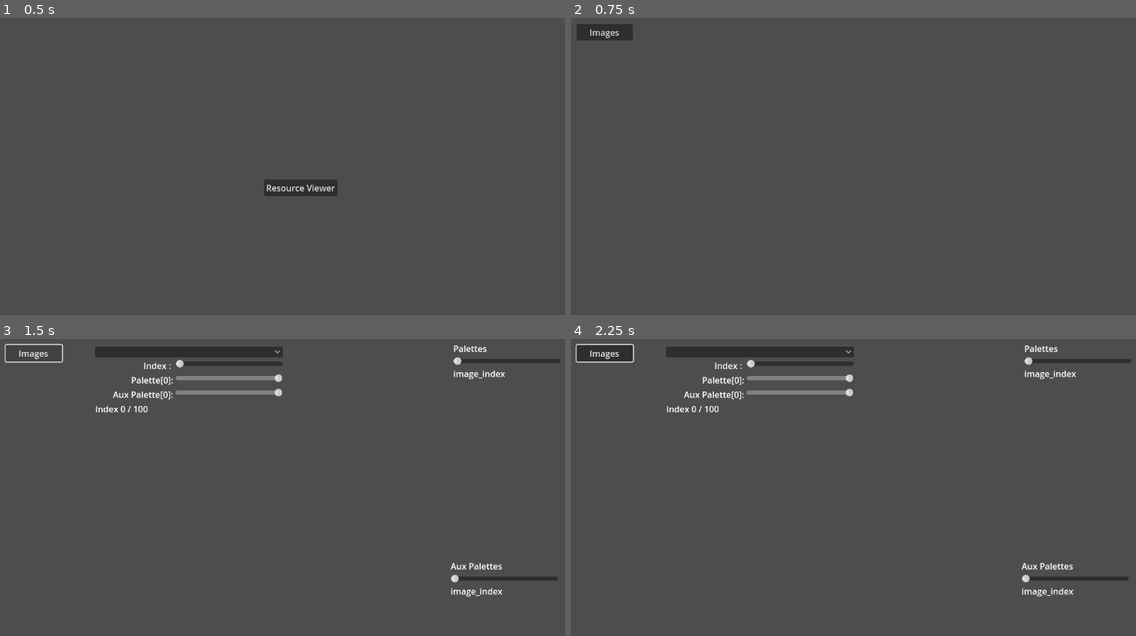
Above: before the commit, frames 1-4 (two rows, left to right).
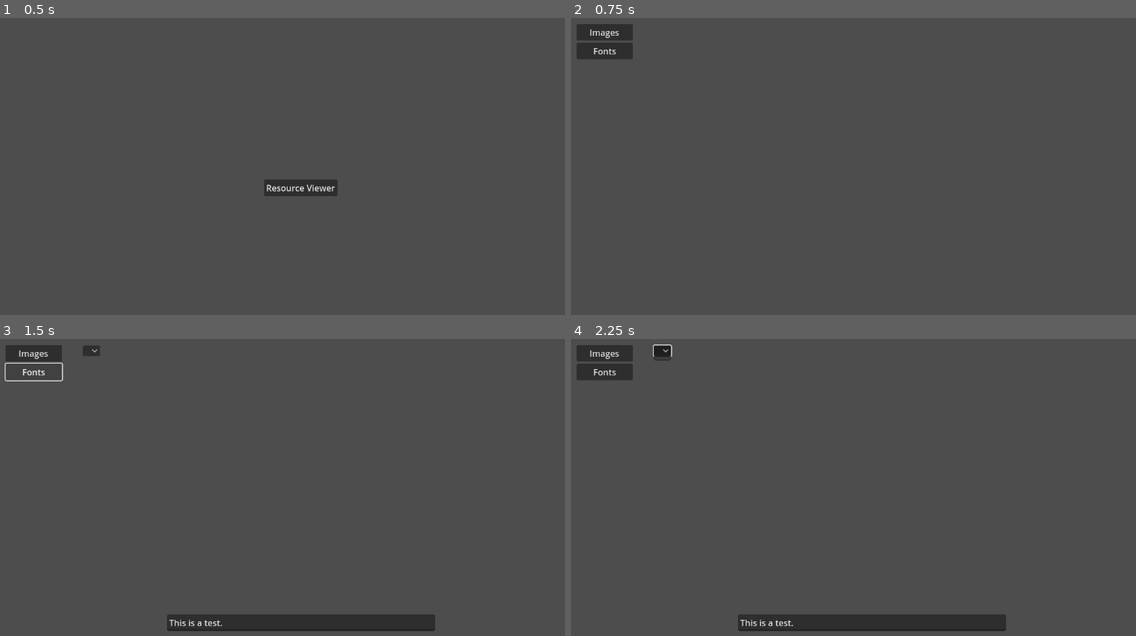
Above: after the commit, the same moments.

Repository: jastadj/uwgodot3
Game: Godot game, scene res://scenes/startup/startup.tscn
Two runs of this game, one before a commit and one after it. Both use one fixed random seed, a clock stepped at 60 frames per second and the inputs below.
Inputs (mouse positions are in pixels of both pictures, inside the frame that each line leads up to):
- Up to frame 1 (0.5 s): no input
- Up to frame 2 (0.75 s): click "Resource Viewer" at 0.5 s
- Up to frame 3 (1.5 s): click "Images" (after the commit: "Fonts") at 1.25 s
- Up to frame 4 (2.25 s): click (661, 350) at 2.02 s

Frame 1 is identical in both runs. In frame 2, 0.5% of the frame differs, in the area x 1-11%, y 8-14%; in frame 3, 6.3%; in frame 4, 6.7%, in the area x 0-100%, y 1-99%.
Error in both runs: Invalid access to property or key 'images' on a base object of type 'Dictionary'. (res://scenes/debug/resource_viewers/components/images.gd:24)

Commit message:
load and display fonts

Diff:
--- /dev/null
+++ b/resource_loaders/fonts.gd
@@ -0,0 +1,39 @@
+static func load_font_file(filename:String):
+	var tfile = FileAccess.open(filename, FileAccess.READ)
+
+	if(tfile == null):
+		print("Error opening font file:" + filename)
+		return false
+
+	var font_width_bytes = tfile.get_16()
+	var char_size_bytes = tfile.get_16()
+	var space_width_px = tfile.get_16()
+	var font_height_px = tfile.get_16()
+	var row_bytes = tfile.get_16()
+	var max_width_px = tfile.get_16()
+	var char_count = tfile.get_length() / (char_size_bytes+1)
+	var chars = []
+	var new_font = System.new_font(space_width_px, font_height_px, max_width_px)
+
+	for i in range(0, char_count):
+		var newchar
+		var rowdata = []
+		var char_width_px
+		# read in bytes for each font row
+		for row in range(0, font_height_px):
+			var rowbits = 0
+			for b in range(0, row_bytes):
+				rowbits = rowbits | (tfile.get_8() << (b*8) )
+			rowdata.append(rowbits)
+		char_width_px = tfile.get_8()
+		newchar = {"width":char_width_px, "char":[]}
+
+		# resize font rows
+		for k in range(0, rowdata.size()):
+			rowdata[k] = rowdata[k] >> ((row_bytes*8) - char_width_px)
+		newchar["char"] = rowdata
+		chars.append(newchar)
+
+	new_font["data"] = chars
+	new_font["lowercase"] = (chars.size() >= 122 )
+	return new_font
--- a/resource_loaders/graphics.gd
+++ b/resource_loaders/graphics.gd
@@ -1,17 +1,6 @@
-extends Node
-
-var _image_entry = {"type":0, "palette": 0, "aux_palette":-1,"width":0, "height":0,"data":[]}
-
-func new_image(type:int, palette_id:int, aux_pal_id:int = -1):
-	var entry = _image_entry.duplicate()
-	entry["type"] = type
-	entry["palette"] = palette_id
-	entry["aux_palette"] = aux_pal_id
-	return entry
-
-func load_bitmap_file(filename:String, palette:int):
+static func load_bitmap_file(filename:String, palette:int):
 	var tfile = FileAccess.open(filename, FileAccess.READ)
-	var image_entry = new_image(System.IMAGE_FORMAT.FMT_8BIT, palette)
+	var image_entry = System.new_image(System.IMAGE_FORMAT.FMT_8BIT, palette)
 	var pixel_data = []
 	var byte_counter = 0
 	var total_pixels
@@ -32,7 +21,7 @@
 	return [image_entry]
 
 
-func load_image_file(filename:String, palette:int):
+static func load_image_file(filename:String, palette:int):
 	var image_entries = []
 	var tfile = FileAccess.open(filename, FileAccess.READ)
 
@@ -91,7 +80,7 @@
 		pixel_data.resize(width*height)
 
 		# create image entry
-		image_entry = new_image(image_type, palette, aux_pal)
+		image_entry = System.new_image(image_type, palette, aux_pal)
 		image_entry["width"] = width
 		image_entry["height"] = height
 
--- a/resource_loaders/manifest.gd
+++ b/resource_loaders/manifest.gd
@@ -1,6 +1,4 @@
-extends Node
-
-enum RESOURCE_TYPES{PALETTE, AUX_PALETTE, TEXTURE, GRAPHIC, BITMAP}
+enum RESOURCE_TYPES{PALETTE, AUX_PALETTE, TEXTURE, GRAPHIC, BITMAP, FONT}
 
 signal loading(loadstring, cur, total)
 
@@ -22,7 +20,8 @@
 
 	# Resource Loaders
 	var palette_loader = load( "res://resource_loaders/palettes.gd")
-	var graphics_loader = load("res://resource_loaders/graphics.gd").new()
+	var graphics_loader = load("res://resource_loaders/graphics.gd")
+	var font_loader = load("res://resource_loaders/fonts.gd")
 
 	# Is uw_data a Dictionary?
 	if!(uw_data is Dictionary):
@@ -104,6 +103,8 @@
 				result = graphics_loader.load_image_file(filepath, palette)
 			RESOURCE_TYPES.BITMAP:
 				result = graphics_loader.load_bitmap_file(filepath, palette)
+			RESOURCE_TYPES.FONT:
+				result = font_loader.load_font_file(filepath)
 			_:
 				printerr("Error loading manifest, unhandled resource type ", type)
 				tfile.close()
@@ -112,6 +113,8 @@
 		if(result is Array):
 			for element in result:
 				uw_data[base][keyname].append(element)
+		elif (result is Dictionary):
+			uw_data[base][keyname] = result
 		elif (result is bool):
 			printerr("Error loading resource type ", type, " from file ", filepath)
 			tfile.close()
--- a/resource_loaders/palettes.gd
+++ b/resource_loaders/palettes.gd
@@ -1,5 +1,3 @@
-extends Node
-
 static func load_palette_file(filename):
 
 	var palettes = []
--- a/scenes/debug/resource_viewer.gd
+++ b/scenes/debug/resource_viewer.gd
@@ -3,10 +3,14 @@
 @onready var image_viewer = $CanvasLayer/ui/resource_viewers/image_viewer
 @onready var button_images = $CanvasLayer/ui/VBoxContainer/button_images
 
+@onready var font_viewer = $CanvasLayer/ui/resource_viewers/font_viewer
+@onready var button_fonts = $CanvasLayer/ui/VBoxContainer/button_fonts
+
 var current_viewer = null
 
 func _ready():
 	button_images.connect("pressed", Callable(select_viewer).bind(image_viewer) )
+	button_fonts.connect("pressed", Callable(select_viewer).bind(font_viewer) )
 	hide_all_viewers()
 
 func select_viewer(viewer):
--- a/scenes/debug/resource_viewer.tscn
+++ b/scenes/debug/resource_viewer.tscn
@@ -1,6 +1,7 @@
-[gd_scene load_steps=3 format=3 uid="uid://chkejofaqumsx"]
+[gd_scene load_steps=4 format=3 uid="uid://chkejofaqumsx"]
 
 [ext_resource type="Script" path="res://scenes/debug/resource_viewer.gd" id="1_rsrhr"]
+[ext_resource type="PackedScene" uid="uid://dy65fs7jja3ck" path="res://scenes/debug/resource_viewers/font_viewer.tscn" id="3_8bhsx"]
 [ext_resource type="PackedScene" uid="uid://clevjqk5gqjs8" path="res://scenes/debug/resource_viewers/image_viewer.tscn" id="3_qsha3"]
 
 [node name="resource_viewer" type="Node2D"]
@@ -28,6 +29,10 @@
 layout_mode = 2
 text = "Images"
 
+[node name="button_fonts" type="Button" parent="CanvasLayer/ui/VBoxContainer"]
+layout_mode = 2
+text = "Fonts"
+
 [node name="resource_viewers" type="Control" parent="CanvasLayer/ui"]
 layout_mode = 1
 anchors_preset = 15
@@ -39,3 +44,6 @@
 
 [node name="image_viewer" parent="CanvasLayer/ui/resource_viewers" instance=ExtResource("3_qsha3")]
 layout_mode = 1
+
+[node name="font_viewer" parent="CanvasLayer/ui/resource_viewers" instance=ExtResource("3_8bhsx")]
+layout_mode = 1
--- /dev/null
+++ b/scenes/debug/resource_viewers/font_viewer.gd
@@ -0,0 +1,51 @@
+extends Control
+
+@onready var button_fonts = $font_list
+
+var chars = []
+var font_scale = 8
+
+func _ready():
+
+	var fontnames = []
+	for fontname in System.cur_data["raws"]["fonts"].keys():
+		fontnames.append(fontname)
+	fontnames.sort()
+
+	for fontname in fontnames:
+		button_fonts.add_item(fontname)
+
+	_on_font_list_item_selected(button_fonts.selected)
+
+func _on_font_list_item_selected(index):
+	chars = System.generate_font_from_font_entry(System.cur_data["raws"]["fonts"][button_fonts.get_item_text(button_fonts.selected)])
+	update_chars()
+
+func _clear_chars():
+	for child in $chars.get_children():
+		$chars.remove_child(child)
+		child.queue_free()
+
+func create_font_string(tstring):
+	var ascii = String(tstring).to_ascii_buffer()
+	var xpos = 0
+	for char in ascii:
+		if (char < chars.size()):
+			if(chars[char] != null):
+				var newcharsprite = Sprite2D.new()
+				newcharsprite.centered = false
+				newcharsprite.texture = ImageTexture.create_from_image(chars[char])
+				newcharsprite.scale = Vector2(font_scale, font_scale)
+				newcharsprite.position.x = xpos
+				xpos += newcharsprite.texture.get_width()*font_scale
+				$chars.add_child(newcharsprite)
+
+func update_chars():
+	_clear_chars()
+	var textstring = String($text_entry.text)
+	if(!System.cur_data["raws"]["fonts"][button_fonts.get_item_text(button_fonts.selected)]["lowercase"]):
+		textstring = textstring.to_upper()
+	var fontstring = create_font_string(textstring)
+
+func _on_text_entry_text_changed(new_text):
+	update_chars()
--- /dev/null
+++ b/scenes/debug/resource_viewers/font_viewer.tscn
@@ -0,0 +1,42 @@
+[gd_scene load_steps=2 format=3 uid="uid://dy65fs7jja3ck"]
+
+[ext_resource type="Script" path="res://scenes/debug/resource_viewers/font_viewer.gd" id="1_2q12c"]
+
+[node name="font_viewer" type="Control"]
+layout_mode = 3
+anchors_preset = 15
+anchor_right = 1.0
+anchor_bottom = 1.0
+grow_horizontal = 2
+grow_vertical = 2
+mouse_filter = 2
+script = ExtResource("1_2q12c")
+
+[node name="font_list" type="OptionButton" parent="."]
+layout_mode = 0
+offset_left = 169.0
+offset_top = 18.0
+offset_right = 183.0
+offset_bottom = 38.0
+
+[node name="text_entry" type="LineEdit" parent="."]
+custom_minimum_size = Vector2(500, 0)
+layout_mode = 1
+anchors_preset = 7
+anchor_left = 0.5
+anchor_top = 1.0
+anchor_right = 0.5
+anchor_bottom = 1.0
+offset_left = -33.5313
+offset_top = -127.0
+offset_right = 33.5313
+offset_bottom = -96.0
+grow_horizontal = 2
+grow_vertical = 0
+text = "This is a test."
+
+[node name="chars" type="Node2D" parent="."]
+position = Vector2(222, 112)
+
+[connection signal="item_selected" from="font_list" to="." method="_on_font_list_item_selected"]
+[connection signal="text_changed" from="text_entry" to="." method="_on_text_entry_text_changed"]
--- a/scenes/startup/startup.gd
+++ b/scenes/startup/startup.gd
@@ -1,6 +1,7 @@
 extends Node2D
 
 const DEBUG = 1
+const FORCE_SOURCE_LOAD = 1
 
 @onready var loadstring = $CanvasLayer/ui/loadcontainer/loadstring
 @onready var progressbar = $CanvasLayer/ui/loadcontainer/ProgressBar
@@ -14,8 +15,12 @@
 func load_resources():
 
 	$CanvasLayer/ui/loadcontainer.visible = true
+	var load_source = true
 
-	if(!System.load_data("uw1")):
+	if(!FORCE_SOURCE_LOAD):
+		load_source = System.load_data("uw1")
+
+	if(load_source):
 		# import source data files
 		var result = System.load_uw1_resources(Callable(update_progress))
 		if (DEBUG): System.print_data_keys(System.cur_data)
--- /dev/null
+++ b/system/data_types/font.gd
@@ -0,0 +1 @@
+var data = {"space_width":0, "height":0, "max_width":0,"lowercase":false ,"data":[]}
--- /dev/null
+++ b/system/data_types/image.gd
@@ -0,0 +1 @@
+var data = {"type":0, "palette": 0, "aux_palette":-1,"width":0, "height":0,"data":[]}
--- a/system/system.gd
+++ b/system/system.gd
@@ -3,11 +3,29 @@
 const raws_file = "raws.json"
 enum IMAGE_FORMAT{FMT_8BIT = 0x04, FMT_4BIT = 0x0a, FMT_4BIT_RLE = 0x08, FMT_5BIT_RLE = 0x06}
 
-var uw1_data = {"name":"uw1","path":"./uw_data", "loaded":false, "raws":{} ,"palettes":{}, "images":{}}
+# data types
+var image_type = load("res://system/data_types/image.gd").new()
+var font_type = load("res://system/data_types/font.gd").new()
+
+var uw1_data = {"name":"uw1","path":"./uw_data", "loaded":false, "raws":{} ,"palettes":{}, "images":{}, "fonts":{}}
 var cur_data = uw1_data
 
 func _ready():
 	pass
+
+func new_image(type:int, palette_id:int, aux_pal_id:int = -1):
+	var entry = image_type.data.duplicate()
+	entry["type"] = type
+	entry["palette"] = palette_id
+	entry["aux_palette"] = aux_pal_id
+	return entry
+
+func new_font(space_width:int, height:int, max_width:int):
+	var entry = font_type.data.duplicate()
+	entry["space_width"] = space_width
+	entry["height"] = height
+	entry["max_width"] = max_width
+	return entry
 
 func load_uw1_resources(callable:Callable):
 
@@ -45,6 +63,24 @@
 			pixel_data[(pixeli*4)+3] = 0xff
 	return Image.create_from_data(image_entry["width"], image_entry["height"],false, Image.FORMAT_RGBA8, pixel_data)
 
+func generate_font_from_font_entry(font_entry):
+	var chars = []
+	for char in range(0, font_entry["data"].size()):
+		var width = font_entry["data"][char]["width"]
+		var height = font_entry["data"][char]["char"].size()
+		if ( width == 0): chars.push_back(null)
+		else:
+			var pixel_data = []
+			for bits in font_entry["data"][char]["char"]:
+				for n in range(0, width):
+					var bit = (bits >> (width-n-1)) & 0x1
+					var fillval = 0x00
+					if(bit == 0x1):
+						fillval = 0xff
+					for k in range(0,4): pixel_data.append(fillval)
+			chars.push_back(Image.create_from_data(width, height, false, Image.FORMAT_RGBA8, pixel_data))
+	return chars
+
 func print_data_keys(data:Dictionary, indent:int = 0):
 	var indent_str = String()
 	for i in range(0, indent): indent_str += " "
Not shown, changed: doc/Ultima Underworld internal formats - The Codex of Ultima Wisdom, a wiki for Ultima and Ultima Online.html
Not shown, changed: doc/Ultima Underworld internal formats - The Codex of Ultima Wisdom, a wiki for Ultima and Ultima Online_files/analytics.js.download
Not shown, changed: doc/Ultima Underworld internal formats - The Codex of Ultima Wisdom, a wiki for Ultima and Ultima Online_files/counter.js.download
Not shown, changed: doc/Ultima Underworld internal formats - The Codex of Ultima Wisdom, a wiki for Ultima and Ultima Online_files/load(1).php
Not shown, changed: doc/Ultima Underworld internal formats - The Codex of Ultima Wisdom, a wiki for Ultima and Ultima Online_files/load(2).php
Not shown, changed: doc/Ultima Underworld internal formats - The Codex of Ultima Wisdom, a wiki for Ultima and Ultima Online_files/load(3).php
